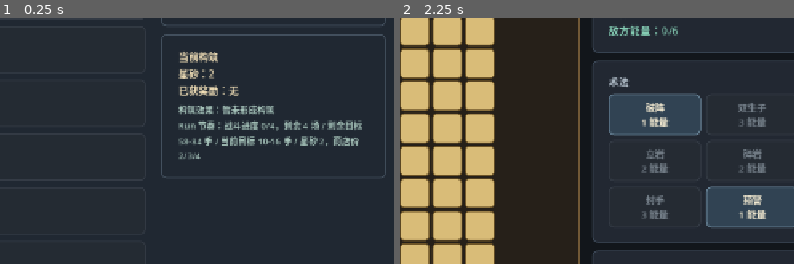
Above: before the commit, frames 1-2 (left to right).
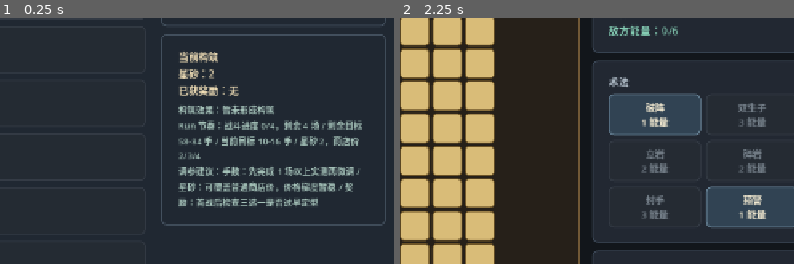
Above: after the commit, the same moments.

Repository: eason522/game
Game: Godot game, scene res://scenes/roguelike/RunMapScene.tscn
Same seed, same stepped clock (60 frames per second), same inputs: the game is played once before the commit and once after it.
Inputs:
- Up to frame 1 (0.25 s): no input
- Up to frame 2 (2.25 s): click "重新开始 Run" at 0.5 s; click "重新开始 Run" at 1.25 s; click "战 试锋之局 可进入 · 对阵 新手棋魂" at 2 s
The pictures show only the part of the screen within x 45-95%, y 50-100%; the shares and areas given below are measured in that part.

The runs differ from the first frame. In frame 1, 3.5% of the frame differs, in the area x 40-98%, y 60-85%; in frame 2, nothing differs.

Commit message:
Add run tuning suggestions

Diff:
--- a/scripts/roguelike/RewardGenerator.gd
+++ b/scripts/roguelike/RewardGenerator.gd
@@ -338,6 +338,103 @@
 	return lines
 
 
+func get_run_tuning_lines(run_state) -> Array:
+	if run_state == null or not run_state.has_method("get_run_pacing_summary"):
+		return ["调参建议：暂无数据"]
+
+	var pacing: Dictionary = run_state.get_run_pacing_summary()
+	var lines: Array = [_battle_tuning_line(pacing)]
+	lines.append(_economy_tuning_line(run_state))
+	lines.append(_reward_tuning_line(run_state, pacing))
+	return lines
+
+
+func _battle_tuning_line(pacing: Dictionary) -> String:
+	var recorded_battles: int = pacing.get("recorded_battle_nodes", 0)
+
+	if recorded_battles <= 0:
+		return "手数：先完成 1 场以上实测再微调"
+
+	var under_count: int = pacing.get("under_target_count", 0)
+	var over_count: int = pacing.get("over_target_count", 0)
+	var on_target_count: int = pacing.get("on_target_count", 0)
+	var majority_threshold: int = max(1, int(ceil(float(recorded_battles) * 0.5)))
+
+	if under_count >= majority_threshold and under_count > over_count:
+		return "手数：多场偏快，普通战斗目标可上调 2 手或放缓早期奖励"
+
+	if over_count >= majority_threshold and over_count > under_count:
+		return "手数：多场偏慢，普通战斗目标可下调 2 手或提高早期资源"
+
+	if on_target_count >= under_count + over_count:
+		return "手数：当前样本落在目标内，暂不改普通战斗目标"
+
+	return "手数：样本分化，优先按偏差最大的节点微调"
+
+
+func _economy_tuning_line(run_state) -> String:
+	var common_price: int = RARITY_PRICES.get(RARITY_COMMON, 2)
+	var rare_price: int = RARITY_PRICES.get(RARITY_RARE, 4)
+
+	if not _has_upcoming_shop(run_state):
+		return "星砂：后续无商店，重点观察事件支出吸引力"
+
+	if run_state.coins < common_price:
+		return "星砂：到店前不足普通商品，事件收入可 +1 或普通价格 -1"
+
+	if run_state.coins >= rare_price:
+		return "星砂：已可买史诗商品，先观察商店是否过宽"
+
+	return "星砂：可覆盖普通商店价，价格梯度暂稳"
+
+
+func _reward_tuning_line(run_state, pacing: Dictionary) -> String:
+	var completed_battles: int = pacing.get("completed_battle_nodes", 0)
+	var reward_count: int = run_state.rewards.size()
+
+	if run_state.has_method("has_pending_reward") and run_state.has_pending_reward():
+		return "奖励：待领奖状态正常，领取后再看构筑增速"
+
+	if completed_battles <= 0:
+		return "奖励：首战后检查三选一是否过早定型"
+
+	if reward_count < completed_battles:
+		return "奖励：已完成战斗多于已获奖励，确认是否被路线选择阻塞"
+
+	if reward_count >= 3 and _has_remaining_boss(run_state):
+		return "奖励：Boss 前构筑较饱满，留意奖励密度是否偏高"
+
+	return "奖励：胜利奖励节奏稳定，继续收集完整 Run 样本"
+
+
+func _has_upcoming_shop(run_state) -> bool:
+	if run_state == null:
+		return false
+
+	for node in run_state.nodes:
+		if node.get("index", -1) < run_state.current_index:
+			continue
+
+		if node.get("type", "") == NODE_SHOP and node.get("status", "") != "completed":
+			return true
+
+	return false
+
+
+func _has_remaining_boss(run_state) -> bool:
+	if run_state == null:
+		return false
+
+	for node in run_state.nodes:
+		if node.get("index", -1) < run_state.current_index:
+			continue
+
+		if node.get("type", "") == "boss" and node.get("status", "") != "completed":
+			return true
+
+	return false
+
+
 func _make_reward(template: Dictionary, suffix: String) -> Dictionary:
 	var reward := template.duplicate(true)
 	var source_id: String = template.get("id", "reward")
--- a/scripts/roguelike/RunMapScene.gd
+++ b/scripts/roguelike/RunMapScene.gd
@@ -478,9 +478,11 @@
 
 	var build_lines := reward_generator.get_build_summary_lines(run_state)
 	var pacing_lines := reward_generator.get_run_pacing_lines(run_state)
-	build_summary_label.text = "构筑效果：%s\nRun 节奏：%s" % [
+	var tuning_lines := reward_generator.get_run_tuning_lines(run_state)
+	build_summary_label.text = "构筑效果：%s\nRun 节奏：%s\n调参建议：%s" % [
 		" / ".join(build_lines),
 		" / ".join(pacing_lines),
+		" / ".join(tuning_lines),
 	]
 
 
--- a/tests/roguelike_run_smoke.gd
+++ b/tests/roguelike_run_smoke.gd
@@ -28,6 +28,7 @@
 	_assert_linear_route_shape()
 	_assert_run_pacing_summary()
 	_assert_battle_pacing_records_and_roundtrip()
+	_assert_run_tuning_lines()
 	_assert_victories_unlock_boss()
 	_assert_defeat_locks_run()
 	_assert_reward_choice_blocks_progress_and_applies_modifier()
@@ -172,6 +173,42 @@
 
 	if restored_records.size() != 1 or restored_records[0].get("actual_turn_count", 0) != 14:
 		failures.append("run pacing records: expected actual counts to roundtrip through save data")
+
+
+func _assert_run_tuning_lines() -> void:
+	var generator := RewardGeneratorScript.new()
+	var fresh_state := RunStateScript.new(MapGeneratorScript.new().generate_linear_route())
+	var fresh_lines := generator.get_run_tuning_lines(fresh_state)
+
+	if not _lines_contain(fresh_lines, "先完成 1 场"):
+		failures.append("run tuning: fresh run should ask for actual-play samples")
+		return
+
+	var fast_state := RunStateScript.new(MapGeneratorScript.new().generate_linear_route())
+	var fast_rewards := generator.generate_options(fast_state, fast_state.get_current_node())
+	fast_state.resolve_current_node(true, fast_rewards, 8)
+	var fast_lines := generator.get_run_tuning_lines(fast_state)
+
+	if not _lines_contain(fast_lines, "偏快"):
+		failures.append("run tuning: under-target battle should suggest fast pacing")
+		return
+
+	if not _lines_contain(fast_lines, "待领奖"):
+		failures.append("run tuning: pending reward should be called out")
+		return
+
+	var slow_state := RunStateScript.new(MapGeneratorScript.new().generate_linear_route())
+	slow_state.coins = 1
+	slow_state.resolve_current_node(true, [], 19)
+	var slow_lines := generator.get_run_tuning_lines(slow_state)
+
+	if not _lines_contain(slow_lines, "偏慢"):
+		failures.append("run tuning: over-target battle should suggest slow pacing")
+		return
+
+	if not _lines_contain(slow_lines, "不足普通商品"):
+		failures.append("run tuning: low starsand before shop should be called out")
+		return
 
 
 func _assert_victories_unlock_boss() -> void:
@@ -540,3 +577,11 @@
 
 	if restored.last_feedback_kind != state.last_feedback_kind:
 		failures.append("run settlement feedback: feedback type should roundtrip through save data")
+
+
+func _lines_contain(lines: Array, needle: String) -> bool:
+	for line in lines:
+		if String(line).contains(needle):
+			return true
+
+	return false
--- a/tests/run_map_feedback_smoke.gd
+++ b/tests/run_map_feedback_smoke.gd
@@ -28,6 +28,9 @@
 
 	if scene.build_summary_label == null or not scene.build_summary_label.text.contains("Run 节奏"):
 		failures.append("run map feedback: expected build panel to show run pacing")
+
+	if scene.build_summary_label == null or not scene.build_summary_label.text.contains("调参建议"):
+		failures.append("run map feedback: expected build panel to show tuning suggestions")
 
 	if scene.build_summary_label == null or not scene.build_summary_label.text.contains("剩余目标 58-84 手"):
 		failures.append("run map feedback: expected run pacing to summarize remaining turn target")
Not shown, changed: DEVELOPMENT_PLAN.md
